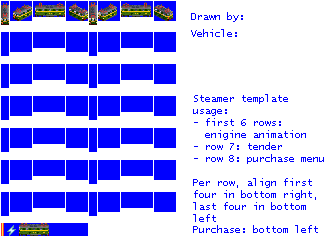
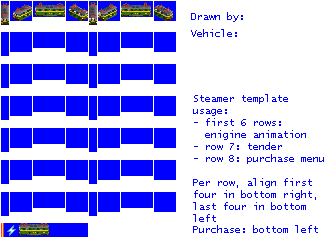
Comparing the layer stacks of the two w=331, h=237 images. Changes:
painted on "empty.png" over [1, 236, 88, 237]
